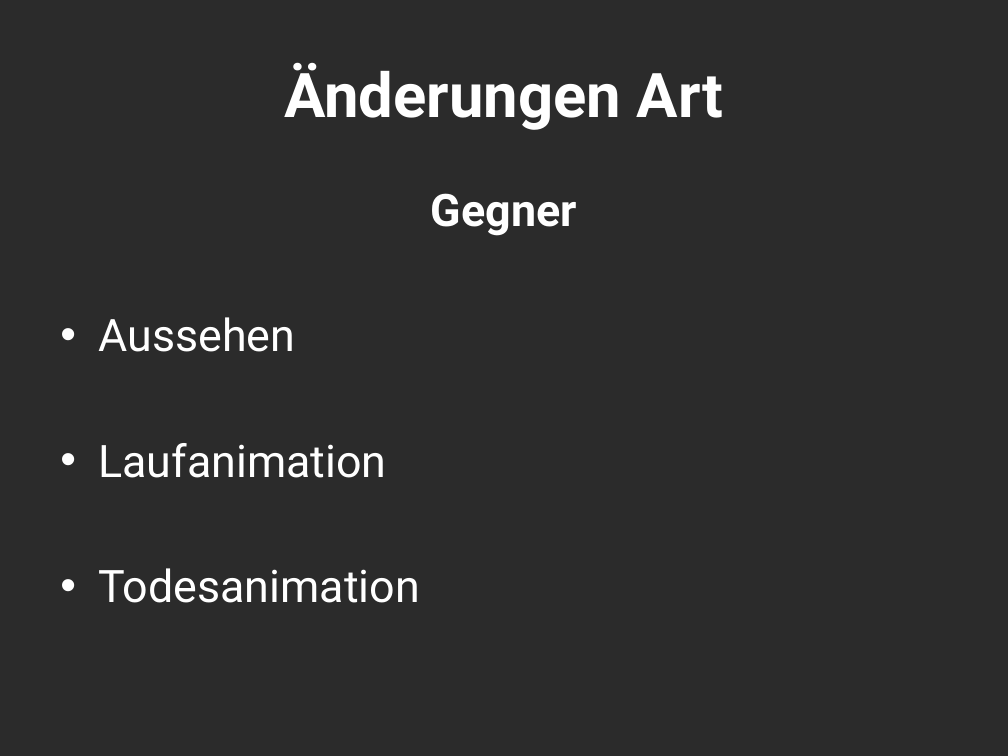
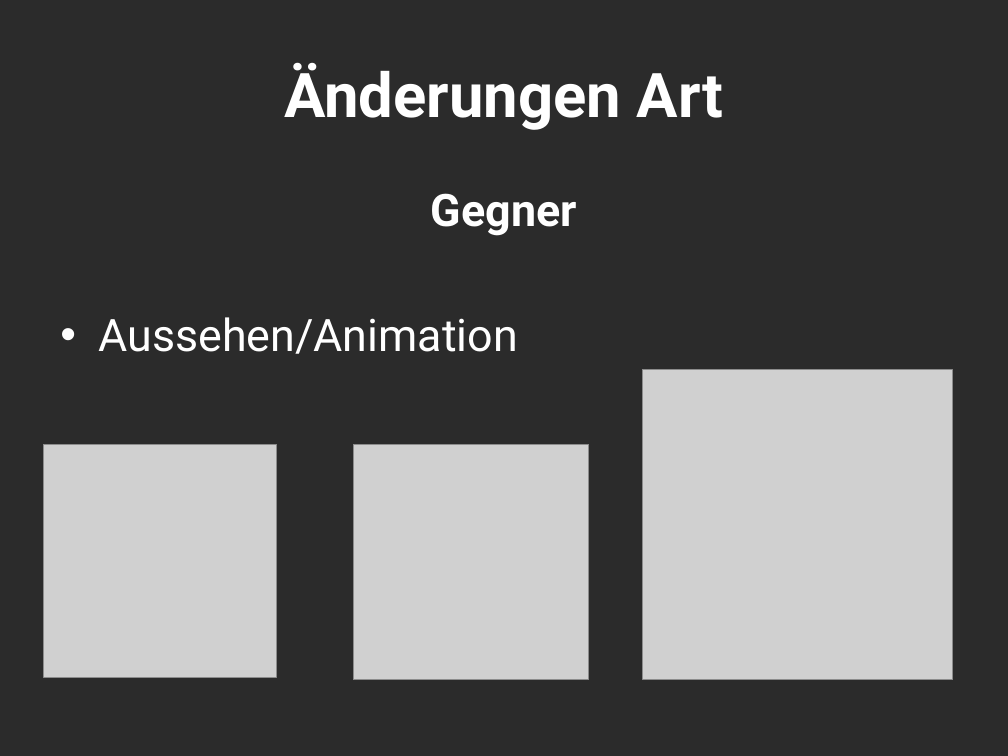
Before and after one commit to Assertores/HammerMan, a slide deck: slide 8 of Documentation/PowerPoint/HammerjaegerGate02.pptx. Drawn at 1008x756 pixels with LibreOffice and Linux fonts; fonts in the diff are those of the drawing; grey boxes stand for pictures; background and template pictures are left out; a plain dark background stands for a picture behind light text. Boxes give left, top, right and bottom in pixels: in the first picture for what was removed or moved away, otherwise in the second. Text is boxed around its words. In the diff, an @@ line names an element or a change of style, - is before the commit and + after.

```diff
--- a/Documentation/PowerPoint/HammerjaegerGate02.pptx
+++ b/Documentation/PowerPoint/HammerjaegerGate02.pptx
@@ text at [98,317,518,354]: text changed @@
-• Aussehen
-• Laufanimation
-• Todesanimation
+• Aussehen/Animation
@@ picture added at [643,370,953,679] @@
@@ picture added at [43,445,276,677] @@
@@ picture added at [353,445,589,680] @@
```
Also in this commit, not shown: 7 other slides changed, 3 slides added, 13 other files.
